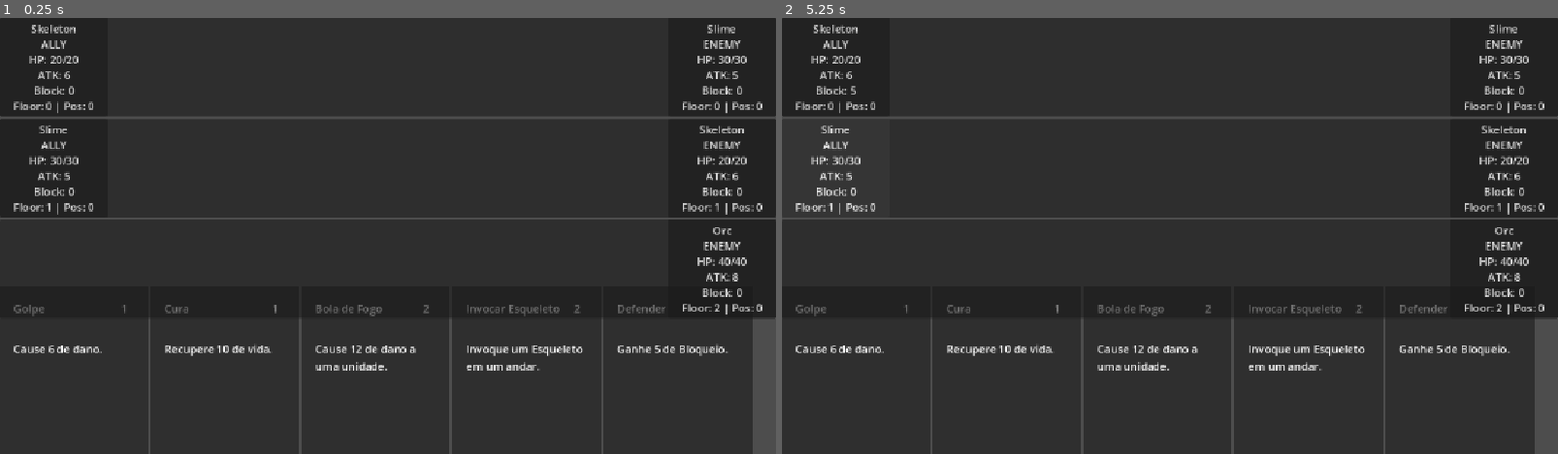
Above: before the commit, frames 1-2 (left to right).
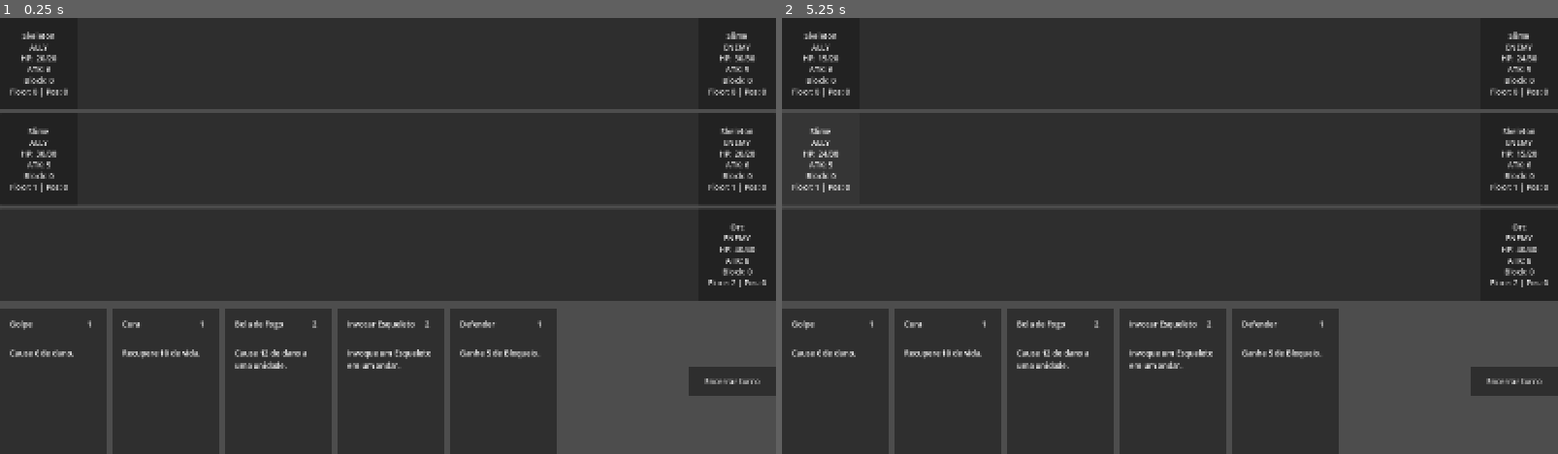
Above: after the commit, the same moments.

Repository: felippe-miguel/be-card
Game: Godot game, scene res://scenes/game.tscn
The game is run twice, just before and just after one commit, with the same random seed, the same clock (stepped at 60 frames per second) and the same inputs.
Inputs (mouse positions are in pixels of both pictures, inside the frame that each line leads up to):
- Up to frame 1 (0.25 s): no input
- Up to frame 2 (5.25 s): click (1511, 379) at 0.5 s, where only the run after the commit has a clickable "Encerrar turno"; click (836, 65) at 1.25 s, where only the run before the commit has a clickable "Skeleton ALLY HP: 20/20 ATK: …"; click (836, 65) at 2 s, where only the run before the commit has a clickable "Skeleton ALLY HP: 20/20 ATK: …"; click (820, 61) at 2.75 s, where only the run after the commit has a clickable "Skeleton ALLY HP: 15/20 ATK: …"; click (1503, 65) at 3.5 s, where only the run before the commit has a clickable "Slime ENEMY HP: 30/30 ATK: 5 …"; click (1519, 61) at 4.25 s, where only the run after the commit has a clickable "Slime ENEMY HP: 24/30 ATK: 5 …"; click (836, 166) at 5 s, where only the run before the commit has a clickable "Slime ALLY HP: 30/30 ATK: 5 B…"

The runs differ from the first frame. In frame 1, 17% of the frame differs, in the area x 0-100%, y 1-100%; in frame 2, 17%.

Commit message:
feat(ui): adiciona botao de encerrar turno e reorganiza layout da cena principal
Adiciona o botao 'Encerrar turno' em game.tscn, ligado a
Game._on_end_turn_pressed(), que dispara BattleState.execute_combat_phase()
enquanto o GameState estiver em PLAYER_ACTION.

Reestrutura game.tscn para usar containers de verdade (VBoxContainer/
HBoxContainer) em vez de posicionamento manual por offsets: Floors
passa a ocupar o espaco vertical restante e uma nova BottomBar reune
Cards e o botao, evitando sobreposicao entre andares, cartas e botao.

Aumenta o tamanho padrao da janela para 1600x900.

Diff:
--- a/project.godot
+++ b/project.godot
@@ -17,6 +17,8 @@
 
 [display]
 
+window/size/viewport_width=1600
+window/size/viewport_height=900
 window/stretch/mode="canvas_items"
 window/stretch/aspect="expand"
 
--- a/scenes/game.tscn
+++ b/scenes/game.tscn
@@ -12,24 +12,43 @@
 grow_vertical = 2
 script = ExtResource("1_uwrxv")
 
-[node name="Cards" type="HBoxContainer" parent="." unique_id=856220962]
-layout_mode = 0
-offset_top = 400.0
-offset_right = 40.0
-offset_bottom = 440.0
+[node name="Layout" type="VBoxContainer" parent="." unique_id=300111222]
+layout_mode = 1
+anchors_preset = 15
+anchor_right = 1.0
+anchor_bottom = 1.0
+grow_horizontal = 2
+grow_vertical = 2
+theme_override_constants/separation = 16
 
-[node name="Floors" type="VBoxContainer" parent="." unique_id=2050396104]
-layout_mode = 1
-anchors_preset = 10
-anchor_right = 1.0
-offset_bottom = 8.0
-grow_horizontal = 2
+[node name="Floors" type="VBoxContainer" parent="Layout" unique_id=2050396104]
+layout_mode = 2
+size_flags_vertical = 3
+theme_override_constants/separation = 8
 
-[node name="BattleFloor1" parent="Floors" unique_id=1530212635 instance=ExtResource("2_yqjtg")]
+[node name="BattleFloor1" parent="Layout/Floors" unique_id=1530212635 instance=ExtResource("2_yqjtg")]
 layout_mode = 2
+size_flags_vertical = 3
 
-[node name="BattleFloor2" parent="Floors" unique_id=467969519 instance=ExtResource("2_yqjtg")]
+[node name="BattleFloor2" parent="Layout/Floors" unique_id=467969519 instance=ExtResource("2_yqjtg")]
 layout_mode = 2
+size_flags_vertical = 3
 
-[node name="BattleFloor3" parent="Floors" unique_id=851788144 instance=ExtResource("2_yqjtg")]
+[node name="BattleFloor3" parent="Layout/Floors" unique_id=851788144 instance=ExtResource("2_yqjtg")]
 layout_mode = 2
+size_flags_vertical = 3
+
+[node name="BottomBar" type="HBoxContainer" parent="Layout" unique_id=300111333]
+layout_mode = 2
+theme_override_constants/separation = 24
+
+[node name="Cards" type="HBoxContainer" parent="Layout/BottomBar" unique_id=856220962]
+layout_mode = 2
+size_flags_horizontal = 3
+theme_override_constants/separation = 12
+
+[node name="EndTurnButton" type="Button" parent="Layout/BottomBar" unique_id=1204558873]
+custom_minimum_size = Vector2(180, 60)
+layout_mode = 2
+size_flags_vertical = 4
+text = "Encerrar turno"
--- a/scripts/game.gd
+++ b/scripts/game.gd
@@ -1,7 +1,8 @@
 extends Control
 
-@onready var card_container: HBoxContainer = $Cards
-@onready var floors_container: VBoxContainer = $Floors
+@onready var card_container: HBoxContainer = $Layout/BottomBar/Cards
+@onready var floors_container: VBoxContainer = $Layout/Floors
+@onready var end_turn_button: Button = $Layout/BottomBar/EndTurnButton
 
 var card_database: CardDatabase
 var unit_database: UnitDatabase
@@ -39,6 +40,18 @@
 		card_container.add_child(card)
 		card.setup(card_data)
 		card.played.connect(_on_card_played)
+
+	end_turn_button.pressed.connect(_on_end_turn_pressed)
+
+func _on_end_turn_pressed() -> void:
+	if game_state.current != GameState.State.PLAYER_ACTION:
+		return
+
+	game_state.change_to(GameState.State.COMBAT_PHASE)
+
+	battle_state.execute_combat_phase()
+
+	game_state.change_to(GameState.State.PLAYER_ACTION)
 
 func _on_card_played(card: Card) -> void:
 	if game_state.current != GameState.State.PLAYER_ACTION:
